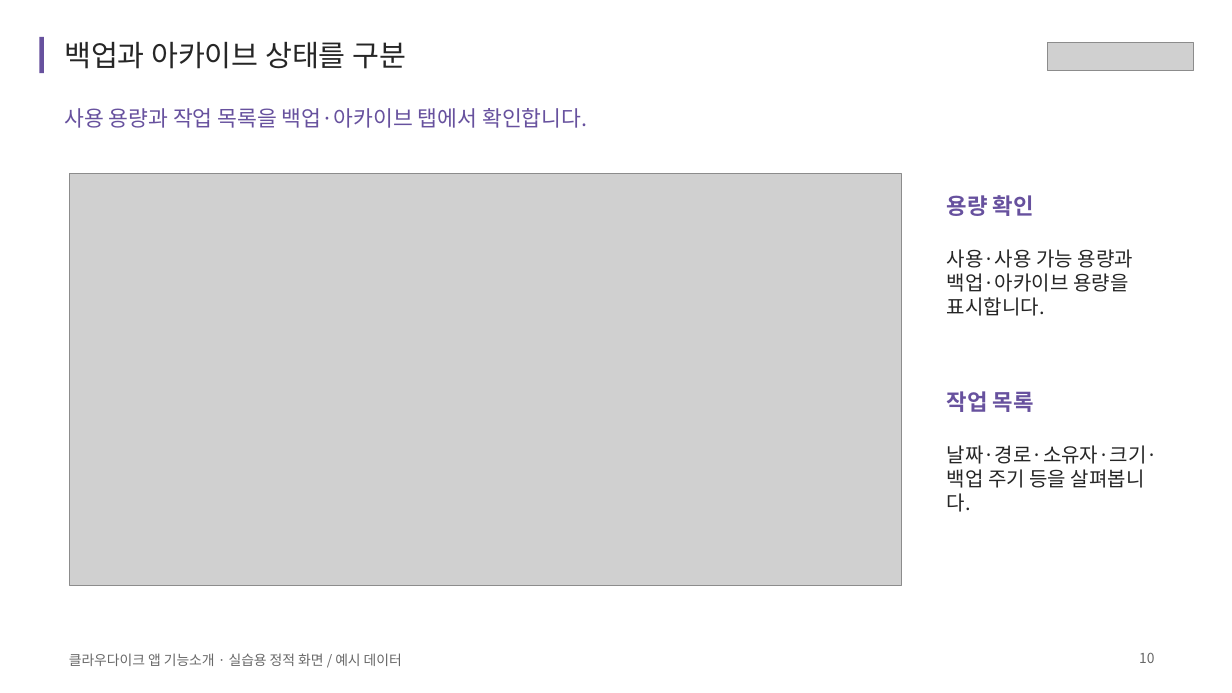
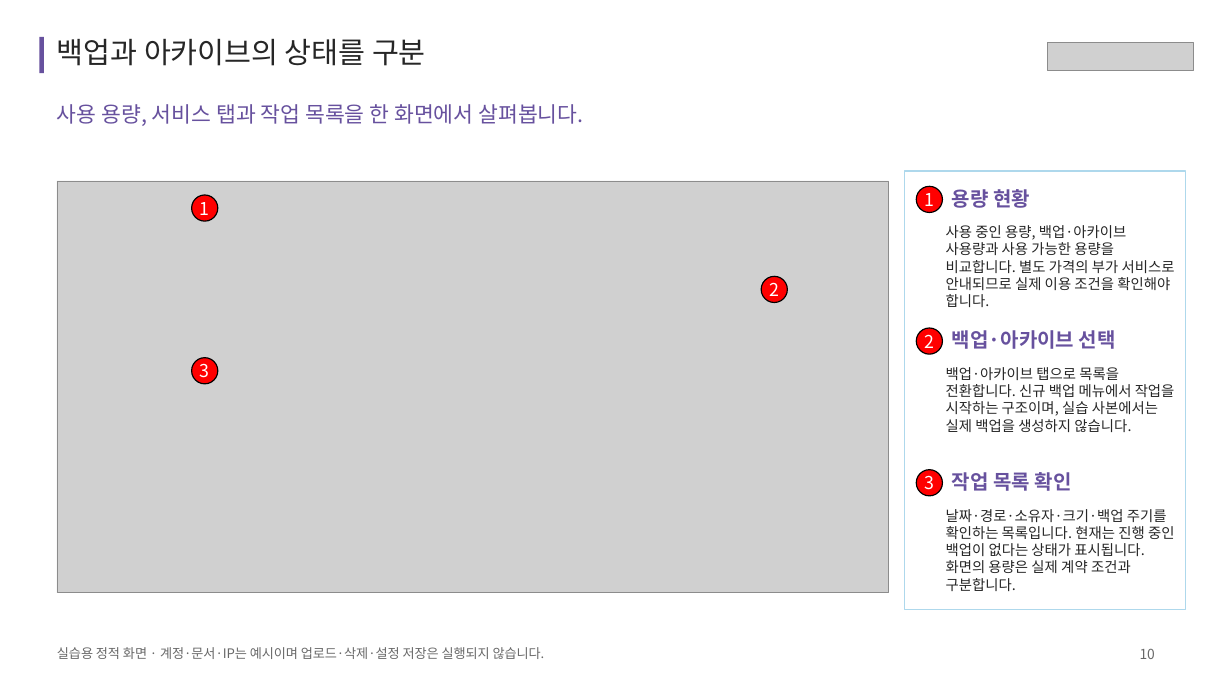
Before and after one commit to acmexii/cloudikehome, a slide deck: slide 10 of docs/cloudike-app-features.pptx. Drawn at 1232x693 pixels with LibreOffice and Linux fonts; fonts in the diff are those of the drawing; grey boxes stand for pictures. Boxes give left, top, right and bottom in pixels: in the first picture for what was removed or moved away, otherwise in the second. Text is boxed around its words. In the diff, an @@ line names an element or a change of style, - is before the commit and + after.

```diff
--- a/docs/cloudike-app-features.pptx
+++ b/docs/cloudike-app-features.pptx
@@ text at <box>57,39,426,66</box>: text changed @@
-백업과 아카이브 상태를 구분
+백업과 아카이브의 상태를 구분
@@ text at <box>57,104,583,126</box>: text changed @@
-사용 용량과 작업 목록을 백업·아카이브 탭에서 확인합니다.
+사용 용량, 서비스 탭과 작업 목록을 한 화면에서 살펴봅니다.
@@ rectangle added at <box>905,171,1185,610</box>, fill #FFFFFF, outline #AED8EC 1.13 pt @@
@@ picture: place and size @@
-picture at <box>69,173,901,585</box>
+picture at <box>57,181,888,593</box>
@@ ellipse added at <box>191,195,217,221</box>, fill #FF0000, outline #000000 1.13 pt, 17.2 pt, text #FFFFFF @@
+1
@@ ellipse added at <box>916,186,942,212</box>, fill #FF0000, outline #000000 1.13 pt, 17.2 pt, text #FFFFFF @@
+1
@@ text at <box>952,189,1030,208</box>: text changed; size 21.8 to 19.5 pt @@
-용량 확인
+용량 현황
@@ text at <box>946,225,1175,307</box>: text changed; size 19.5 to 14 pt @@
-사용·사용 가능 용량과 백업·아카이브 용량을 표시합니다.
+사용 중인 용량, 백업·아카이브 사용량과 사용 가능한 용량을 비교합니다. 별도 가격의 부가 서비스로 안내되므로 실제 이용 조건을 확인해야 합니다.
@@ ellipse added at <box>761,276,787,302</box>, fill #FF0000, outline #000000 1.13 pt, 17.2 pt, text #FFFFFF @@
+2
@@ ellipse added at <box>916,328,942,354</box>, fill #FF0000, outline #000000 1.13 pt, 17.2 pt, text #FFFFFF @@
+2
@@ ellipse added at <box>191,358,217,384</box>, fill #FF0000, outline #000000 1.13 pt, 17.2 pt, text #FFFFFF @@
+3
@@ text added at <box>952,330,1116,349</box>, 19.5 pt, text #67519E, bold @@
+백업·아카이브 선택
@@ text added at <box>946,367,1175,432</box>, 14 pt, text #262626 @@
+백업·아카이브 탭으로 목록을 전환합니다. 신규 백업 메뉴에서 작업을 시작하는 구조이며, 실습 사본에서는 실제 백업을 생성하지 않습니다.
@@ ellipse added at <box>916,469,942,495</box>, fill #FF0000, outline #000000 1.13 pt, 17.2 pt, text #FFFFFF @@
+3
@@ text at <box>952,472,1072,491</box>: text changed; size 21.8 to 19.5 pt @@
-작업 목록
+작업 목록 확인
@@ text at <box>946,509,1174,591</box>: text changed; size 19.5 to 14 pt @@
-날짜·경로·소유자·크기·백업 주기 등을 살펴봅니다.
+날짜·경로·소유자·크기·백업 주기를 확인하는 목록입니다. 현재는 진행 중인 백업이 없다는 상태가 표시됩니다. 화면의 용량은 실제 계약 조건과 구분합니다.
@@ text at <box>57,647,545,659</box>: text changed; size 13.5 to 12.8 pt @@
-클라우다이크 앱 기능소개 · 실습용 정적 화면 / 예시 데이터
+실습용 정적 화면 · 계정·문서·IP는 예시이며 업로드·삭제·설정 저장은 실행되지 않습니다.
@@ text "10": place and size @@
-text "10" at <box>1139,653,1154,663</box>
+text "10" at <box>1140,649,1155,659</box>
```
Also in this commit, not shown: 8 other slides changed, 3 slides added, 2 slides removed, 2 other files.
